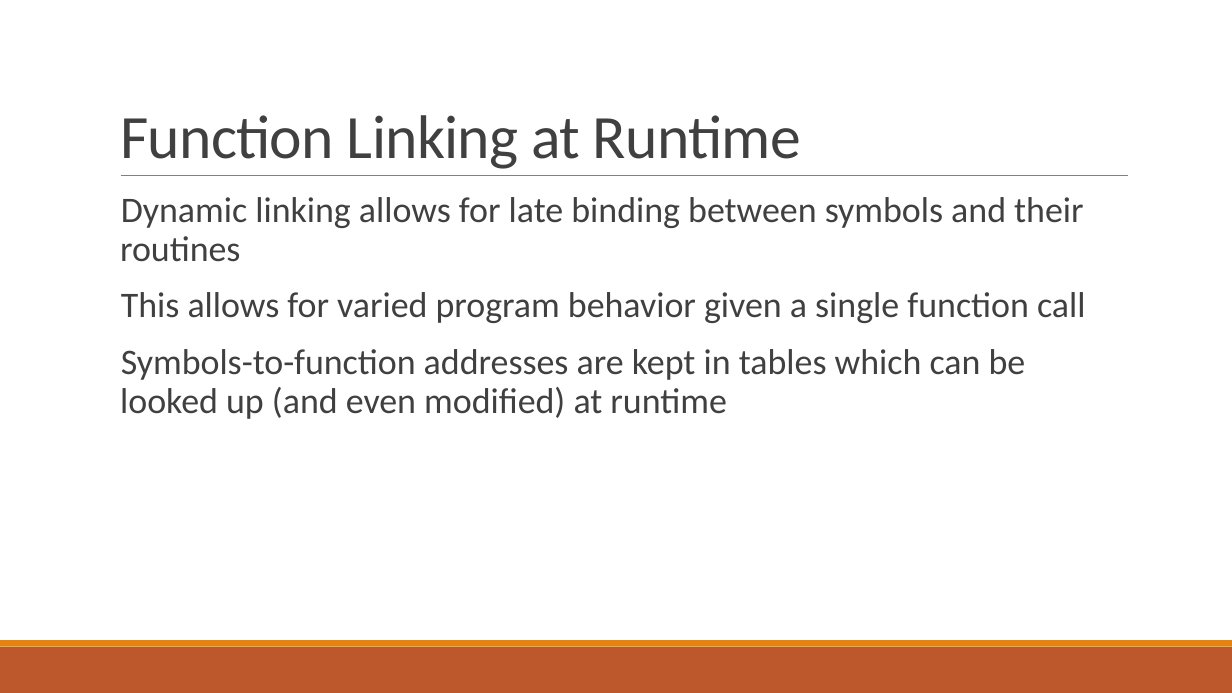
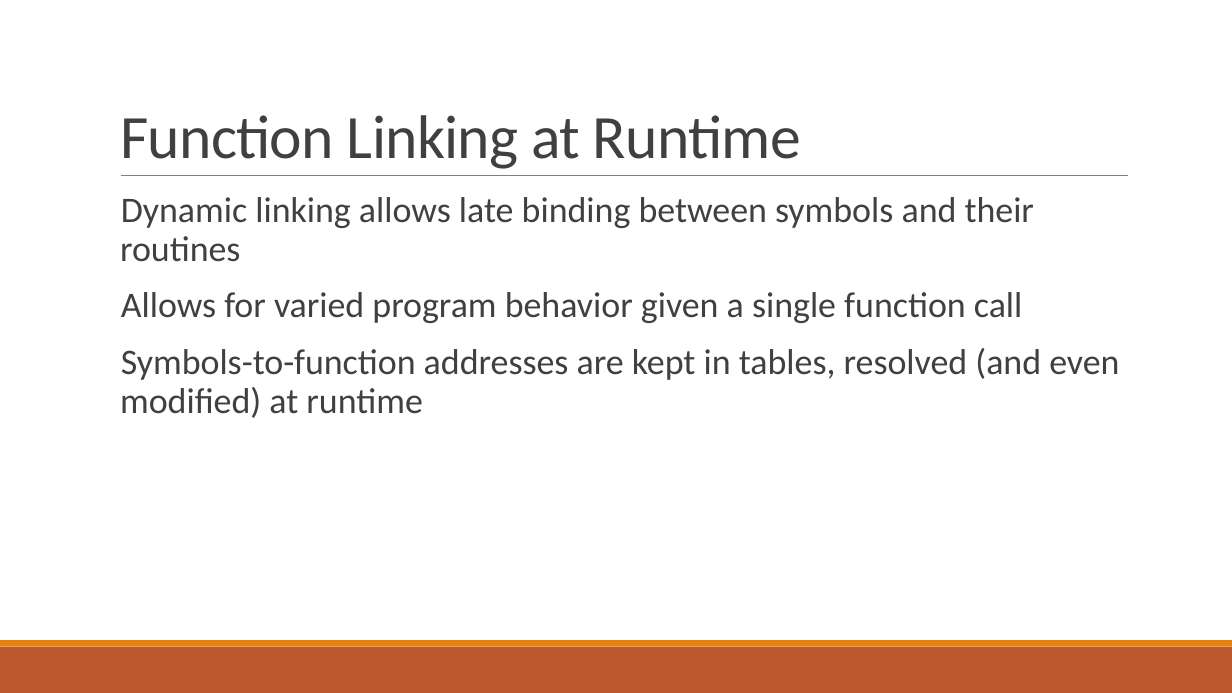
Before and after one commit to bretafinley/coop, a slide deck: slide 14 of COOP.pptx. Drawn at 1232x693 pixels with LibreOffice and Linux fonts; fonts in the diff are those of the drawing. Boxes give left, top, right and bottom in pixels: in the first picture for what was removed or moved away, otherwise in the second. Text is boxed around its words. In the diff, an @@ line names an element or a change of style, - is before the commit and + after.

```diff
--- a/COOP.pptx
+++ b/COOP.pptx
@@ text at box(120, 197, 1119, 418): text changed @@
-  Dynamic linking allows for late binding between symbols and their routines
-  This allows for varied program behavior given a single function call
-  Symbols-to-function addresses are kept in tables which can be looked up (and even modified) at runtime
+  Dynamic linking allows late binding between symbols and their routines
+  Allows for varied program behavior given a single function call
+  Symbols-to-function addresses are kept in tables, resolved (and even modified) at runtime
```
Also in this commit, not shown: 32 other slides changed.
